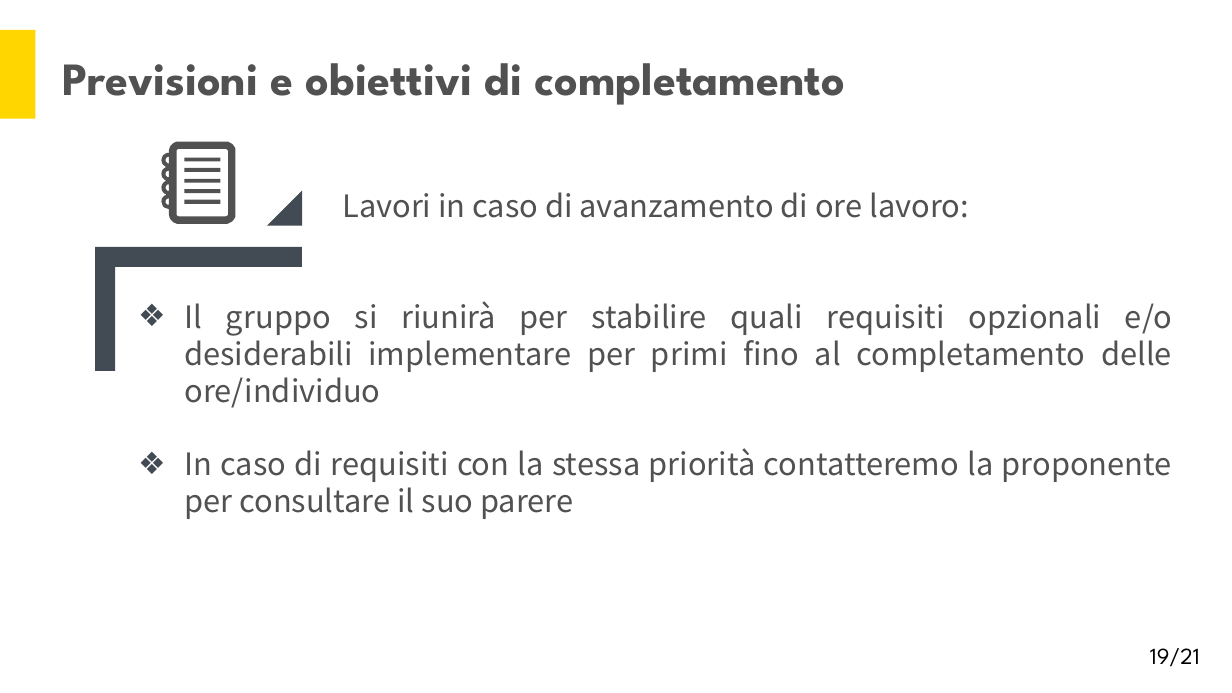
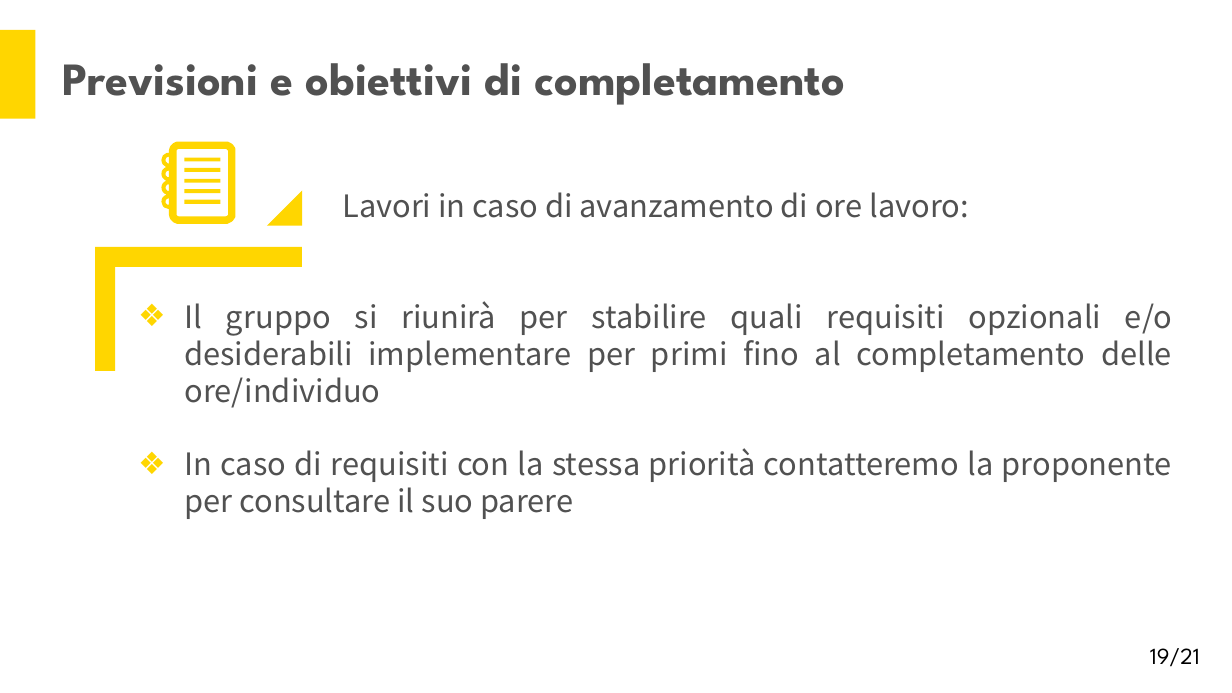
Before and after one commit to Italiaracerx/progettoSWE, a slide deck: slide 19 of Presentazioni/Presentazioni PQ/Presentazione RQ.pptx. Drawn at 1232x693 pixels with LibreOffice and Linux fonts; fonts in the diff are those of the drawing. Boxes give left, top, right and bottom in pixels: in the first picture for what was removed or moved away, otherwise in the second. Text is boxed around its words. In the diff, an @@ line names an element or a change of style, - is before the commit and + after.

```diff
--- a/Presentazioni/Presentazioni PQ/Presentazione RQ.pptx
+++ b/Presentazioni/Presentazioni PQ/Presentazione RQ.pptx
@@ fill #515151 to #FFD600 in 6 elements at box(162, 141, 236, 224), box(185, 158, 221, 162), box(185, 168, 221, 172), box(185, 179, 221, 183), box(185, 189, 221, 193), box(185, 200, 221, 204) @@
@@ triangle at box(267, 190, 302, 226): fill #424A53 to #FFD600 @@
@@ corner at box(95, 248, 302, 372): fill #424A53 to #FFD600 @@
@@ text "Il gruppo si riunirà per ..." at box(184, 301, 1172, 519): bullet colour #424A53 to #FFD600 @@
```
Also in this commit, not shown: 2 other slides changed.
